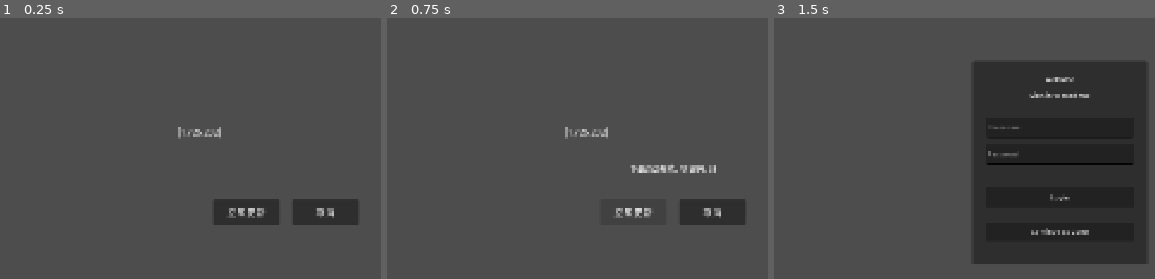
Above: before the commit, frames 1-3 (left to right).
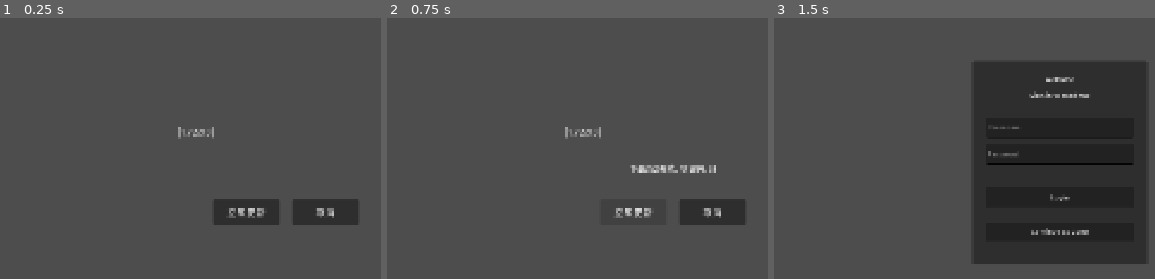
Above: after the commit, the same moments.

Repository: backtend/godothey
Game: Godot game, scene res://scenes/upgrade/Upgrade.tscn
The game is run twice, just before and just after one commit, with the same random seed, the same clock (stepped at 60 frames per second) and the same inputs. This scene is started directly instead of the project's main scene. The engine's default icon, where the game draws it, is replaced by a stand-in: a white triangle on a blue panel in a dark square.
Inputs:
- Up to frame 1 (0.25 s): no input
- Up to frame 2 (0.75 s): click "立即更新" at 0.5 s
- Up to frame 3 (1.5 s): click "取消" at 1.25 s

The runs differ from the first frame. In frame 1, 0.2% of the frame differs, in the area x 51-59%, y 41-47%; in frame 2, 0.2%; in frame 3, nothing differs.

Commit message:
新增 InstallApk 插件及相关配置；更新 Android 导出版本信息；重构 APK 安装逻辑

Diff:
--- a/project.godot
+++ b/project.godot
@@ -11,7 +11,7 @@
 [application]
 
 config/name="GODOTHEY"
-config/version="1.726.232"
+config/version="1.727.13"
 run/main_scene="uid://b2e5g0ixxl0fv"
 config/features=PackedStringArray("4.6", "Mobile")
 config/icon="res://icon.svg"
@@ -27,6 +27,10 @@
 window/size/viewport_width=1920
 window/size/viewport_height=1080
 window/stretch/mode="canvas_items"
+
+[editor_plugins]
+
+enabled=PackedStringArray("res://addons/InstallApk/plugin.cfg")
 
 [gui]
 
--- a/scripts/upgrade/Upgrade.gd
+++ b/scripts/upgrade/Upgrade.gd
@@ -159,19 +159,37 @@
 
 func _install_apk(apk_path: String) -> void:
     status_label.text = "正在唤起系统安装程序..."
-    if OS.get_name() == "Android":
-        push_warning("尝试使用 InstallApk 插件安装 APK: %s" % apk_path)
-        if Engine.has_singleton("InstallApk"):
-            Engine.get_singleton("InstallApk").install(apk_path)
-            status_label.text = "请在弹出的系统界面中确认安装.InstallApk.准备插件安装"
-        else:
-            push_warning("未检测到InstallApk插件，尝试shell_open（Android 7.0+上通常无效）")
-            OS.shell_open(apk_path)
-            status_label.text = "请在弹出的系统界面中确认安装.shell_open"
-    else:
-        push_warning("非Android平台，尝试使用shell_open打开APK: %s" % apk_path)
-        OS.shell_open(apk_path)
-        status_label.text = "请在弹出的系统界面中确认安装.shell_open.not android"
+    if OS.get_name() != "Android":
+        status_label.text = "请在弹出的系统界面中确认安装（非Android平台）"
+        # OS.shell_open(apk_path)
+        return
+
+    if not Engine.has_singleton("InstallApk"):
+        push_warning("未检测到InstallApk插件，尝试shell_open（Android 7.0+上通常无效）")
+        status_label.text = "未检测到InstallApk插件，尝试shell_open（Android 7.0+上通常无效）"
+        # OS.shell_open(apk_path)
+        return
+
+    var installer = Engine.get_singleton("InstallApk")
+    var real_path = ProjectSettings.globalize_path(apk_path) # 关键转换
+
+    installer.connect("install_permission_denied", _on_install_permission_denied)
+    installer.connect("install_launch_failed", _on_install_launch_failed)
+
+    if not installer.canInstall():
+        status_label.text = "请先在系统设置中允许安装未知应用.canInstall()返回false"
+        installer.requestInstallPermission()
+        return
+
+    installer.install(real_path)
+    status_label.text = "请在弹出的系统界面中确认安装.canInstall"
+
+func _on_install_permission_denied() -> void:
+    status_label.text = "未授权安装未知应用，请在设置中开启后重试"
+    confirm_button.disabled = false
+
+func _on_install_launch_failed(msg: String) -> void:
+    _fail("安装失败: %s" % msg)
 
 func _fail(msg: String) -> void:
     status_label.text = msg
Not shown, added: addons/InstallApk/export_plugin.gd
Not shown, added: addons/InstallApk/export_plugin.gd.uid
Not shown, added: addons/InstallApk/plugin.cfg
Not shown, changed: export_presets.cfg
Not shown, added: addons/InstallApk/bin/debug/InstallApk-debug.aar
Not shown, added: addons/InstallApk/bin/release/InstallApk-release.aar
Not shown, added: android/.build_version
Not shown, changed: bb_pack_and_push.py
